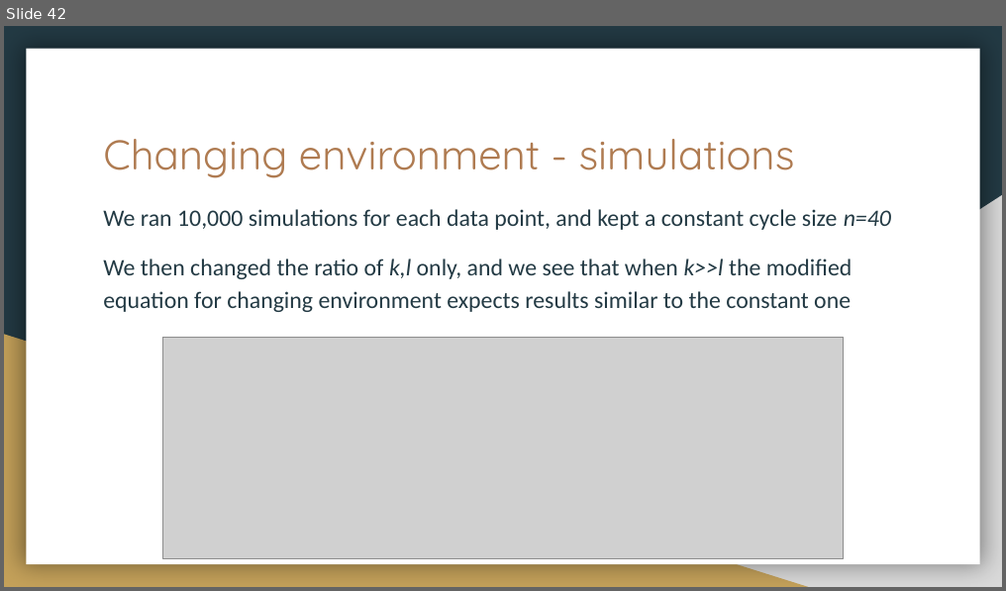
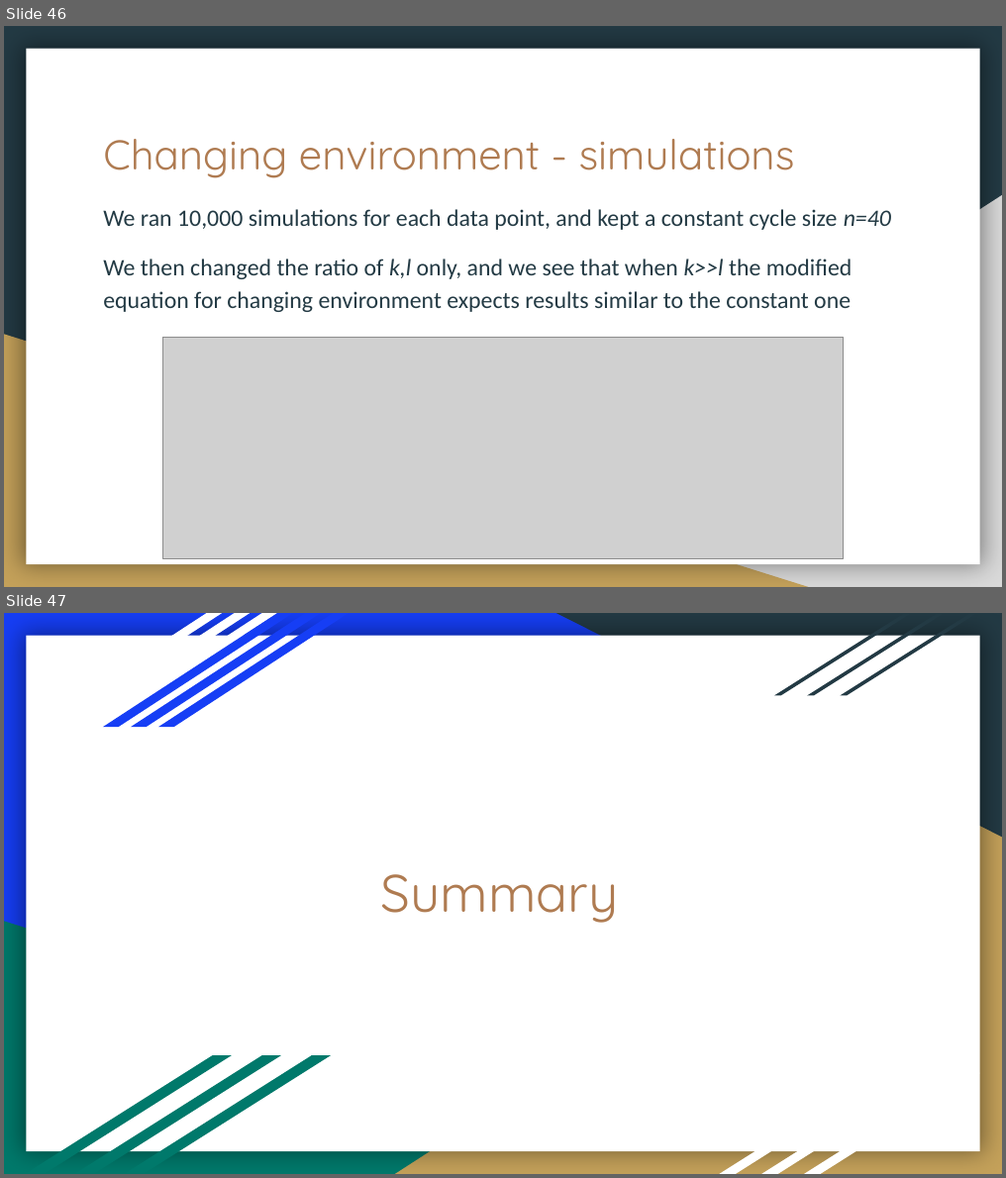
Before and after one commit to yoavram-lab/PrestigeBias, a slide deck: Prestige bias.pptx. Shown one above the other, each under a label of ours: slide 42 before the commit, slides 46 and 47 after it. The pictures are 1006x591 and 1006x1178 pixels, drawn with LibreOffice and Linux fonts; fonts in the diff are those of the drawing; grey boxes stand for pictures. Boxes give left, top, right and bottom in pixels: in the first picture for what was removed or moved away, otherwise in the second. Text is boxed around its words. In the diff, an @@ line names an element or a change of style, - is before the commit and + after.

```diff
--- a/Prestige bias.pptx
+++ b/Prestige bias.pptx
@@ slide 47 added at (4, 613, 1002, 1174), background #163EF5; not listed: 1 template element that a slide beside it also shows @@
@@ parallelogram added at (32, 613, 222, 727), fill #FFFFFF @@
@@ parallelogram added at (59, 613, 250, 727), fill #FFFFFF @@
@@ parallelogram added at (88, 613, 277, 727), fill #FFFFFF @@
@@ parallelogram added at (103, 613, 292, 727), fill #163EF5 @@
@@ parallelogram added at (131, 613, 321, 727), fill #163EF5 @@
@@ parallelogram added at (158, 613, 349, 727), fill #163EF5 @@
@@ right triangle added at (555, 613, 1002, 837), fill #233A44 @@
@@ parallelogram added at (774, 614, 911, 696), fill #233A44 @@
@@ parallelogram added at (807, 614, 944, 696), fill #233A44 @@
@@ parallelogram added at (841, 614, 977, 696), fill #233A44 @@
@@ right triangle added at (395, 782, 1002, 1174), fill #C4A15A @@
@@ title added at (380, 874, 618, 923), 38 pt, text #AF7B51 @@
+Summary
@@ right triangle added at (4, 921, 808, 1174), fill #00796B @@
@@ parallelogram added at (26, 1057, 232, 1173), fill #00796B @@
@@ parallelogram added at (75, 1057, 280, 1173), fill #00796B @@
@@ parallelogram added at (125, 1057, 331, 1173), fill #00796B @@
@@ parallelogram added at (720, 1073, 895, 1173), fill #FFFFFF @@
@@ parallelogram added at (761, 1073, 937, 1173), fill #FFFFFF @@
@@ parallelogram added at (804, 1073, 980, 1173), fill #FFFFFF @@
@@ what was slide 42 is now slide 46 @@
```
Also in this commit, not shown: 2 slides changed, 8 other slides added.
